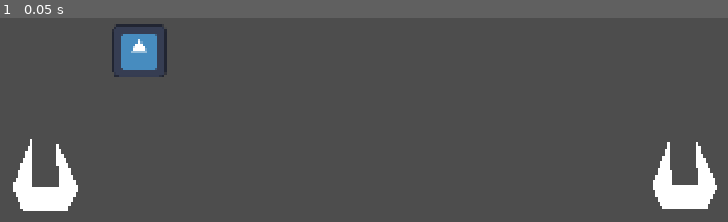
Above: before the commit, frame 1.
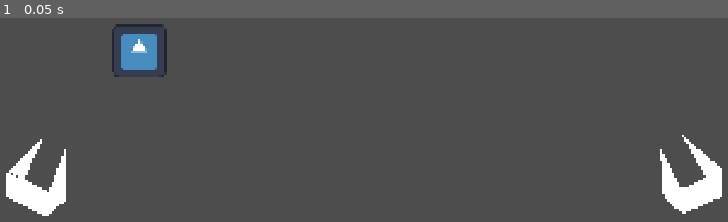
Above: after the commit, the same moment.

Repository: NathouneOne/GameJam_0226
Game: Godot game, scene res://Scenes/hands/hands.tscn
Same seed, same stepped clock (60 frames per second), same inputs: the game is played once before the commit and once after it. This scene is started directly instead of the project's main scene. The engine's default icon, where the game draws it, is replaced by a stand-in: a white triangle on a blue panel in a dark square.
Inputs:
- Up to frame 1 (0.05 s): no input

The runs differ from the first frame. In frame 1, 1.7% of the frame differs, in the area x 0-100%, y 57-98%.

Commit message:
feat: better grabbable

Diff:
--- a/game-jam-0226/Scenes/Components/grabbable/Grabbable.tscn
+++ b/game-jam-0226/Scenes/Components/grabbable/Grabbable.tscn
@@ -2,5 +2,5 @@
 
 [ext_resource type="Script" uid="uid://byii4ngyrsi3e" path="res://Scenes/Components/grabbable/grabbable.gd" id="1_nko2v"]
 
-[node name="Node" type="Node"]
+[node name="Grabbable" type="Area2D"]
 script = ExtResource("1_nko2v")
--- a/game-jam-0226/Scenes/Components/grabbable/grabbable.gd
+++ b/game-jam-0226/Scenes/Components/grabbable/grabbable.gd
@@ -1,5 +1,4 @@
-extends Node
-
+extends Area2D
 class_name Grabbable
 
 signal grabbed(hand: Node2D)
--- a/game-jam-0226/Scenes/hands/hand.gd
+++ b/game-jam-0226/Scenes/hands/hand.gd
@@ -40,13 +40,11 @@
 func _try_grab_object() -> void:
 	var areas: Array[Area2D] = area_2d.get_overlapping_areas()
 	for area: Area2D in areas:
-		var target: Node = area.get_parent()
-		if target is Node2D:
-			# Find a child that is in the "grabbables" group
-			for child: Node in target.get_children():
-				if child is Grabbable:
-					_grab_object(target as Node2D, child as Grabbable)
-					return
+		if area is Grabbable:
+			var target: Node = area.get_parent()
+			if target is Node2D:
+				_grab_object(target as Node2D, area as Grabbable)
+				return
 
 func _grab_object(object: Node2D, component: Grabbable) -> void:
 	grabbed_object = object
--- a/game-jam-0226/Scenes/hands/hands.tscn
+++ b/game-jam-0226/Scenes/hands/hands.tscn
@@ -11,9 +11,11 @@
 
 [node name="LeftHand" parent="." instance=ExtResource("1_0r2x8")]
 position = Vector2(196, 858)
+rotation = 0.43633232
 
 [node name="RightHand" parent="." instance=ExtResource("1_0r2x8")]
 position = Vector2(1730, 854)
+rotation = -0.43633232
 hand_type = 1
 
 [node name="Object" type="Node2D" parent="."]
@@ -21,10 +23,7 @@
 
 [node name="Grabbable" parent="Object" instance=ExtResource("3_mbr53")]
 
-[node name="Area2D" type="Area2D" parent="Object"]
-metadata/_edit_lock_ = true
-
-[node name="CollisionShape2D" type="CollisionShape2D" parent="Object/Area2D"]
+[node name="CollisionShape2D" type="CollisionShape2D" parent="Object/Grabbable"]
 position = Vector2(0, -0.5)
 shape = SubResource("RectangleShape2D_eolov")
 metadata/_edit_lock_ = true
